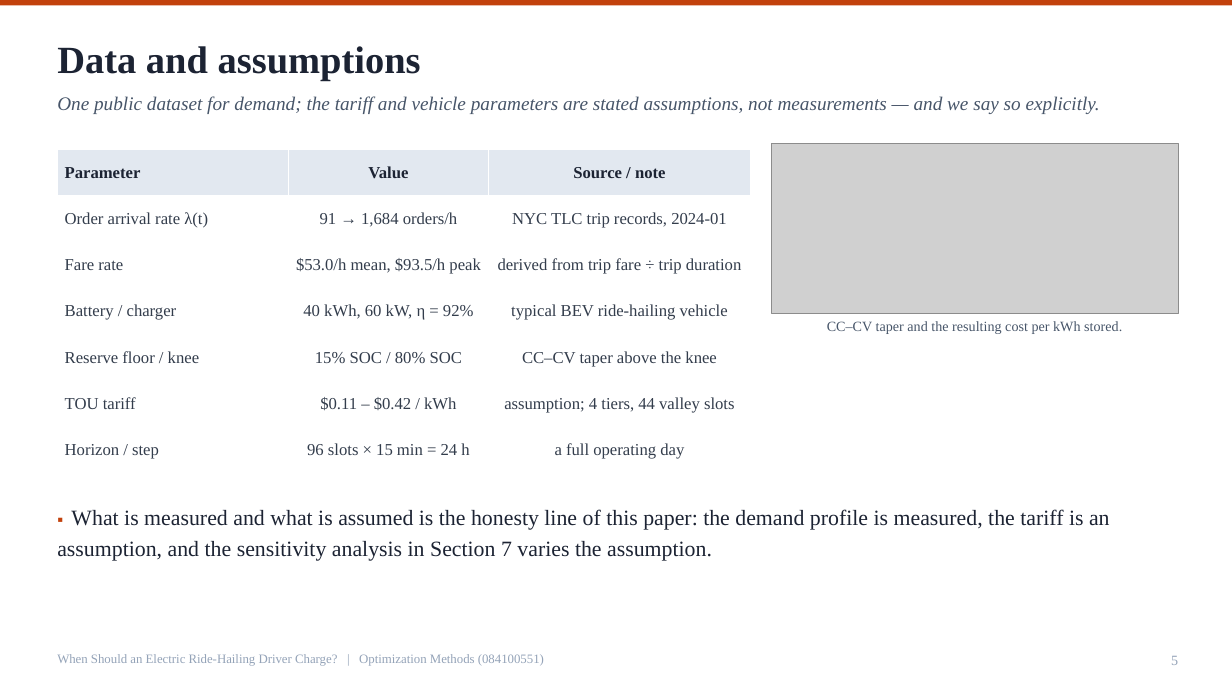
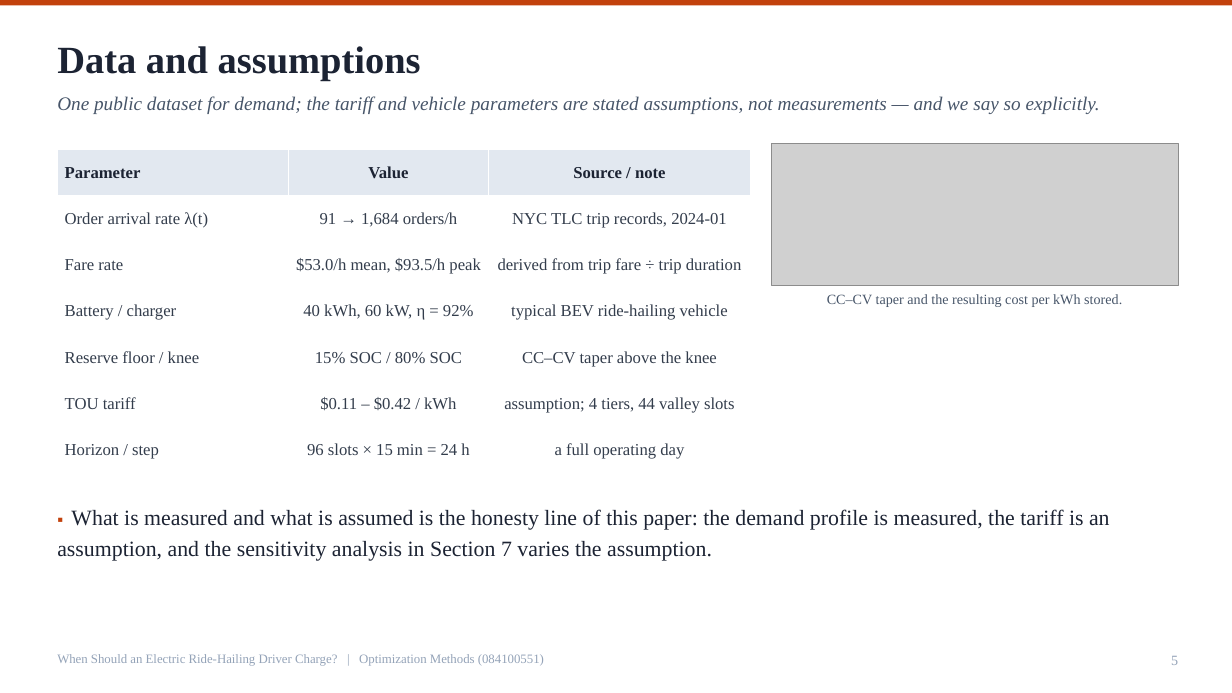
Before and after one commit to Ryan-Big-Data-grade24-scut/ride-hailing-charging, a slide deck: slide 5 of submit/Defense_梁睿希_202464870791.pptx. Drawn at 1232x693 pixels with LibreOffice and Linux fonts; fonts in the diff are those of the drawing; grey boxes stand for pictures. Boxes give left, top, right and bottom in pixels: in the first picture for what was removed or moved away, otherwise in the second. Text is boxed around its words. In the diff, an @@ line names an element or a change of style, - is before the commit and + after.

```diff
--- a/submit/Defense_梁睿希_202464870791.pptx
+++ b/submit/Defense_梁睿希_202464870791.pptx
@@ picture: place and size @@
-picture at (772,143,1178,313)
+picture at (772,143,1178,286)
@@ text "CC–CV taper and the resulting ...": place and size @@
-text "CC–CV taper and the resulting ..." at (827,321,1122,334)
+text "CC–CV taper and the resulting ..." at (827,294,1122,307)
```
Also in this commit, not shown: 6 other slides changed, 1 slide added, 35 other files.
